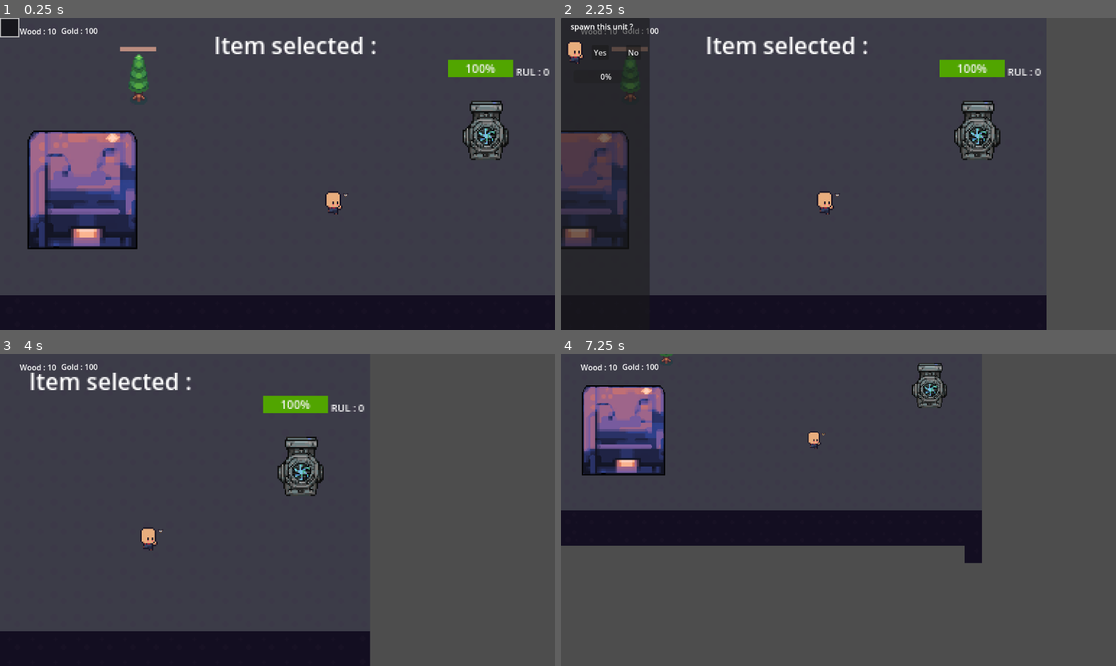
Above: before the commit, frames 1-4 (two rows, left to right).
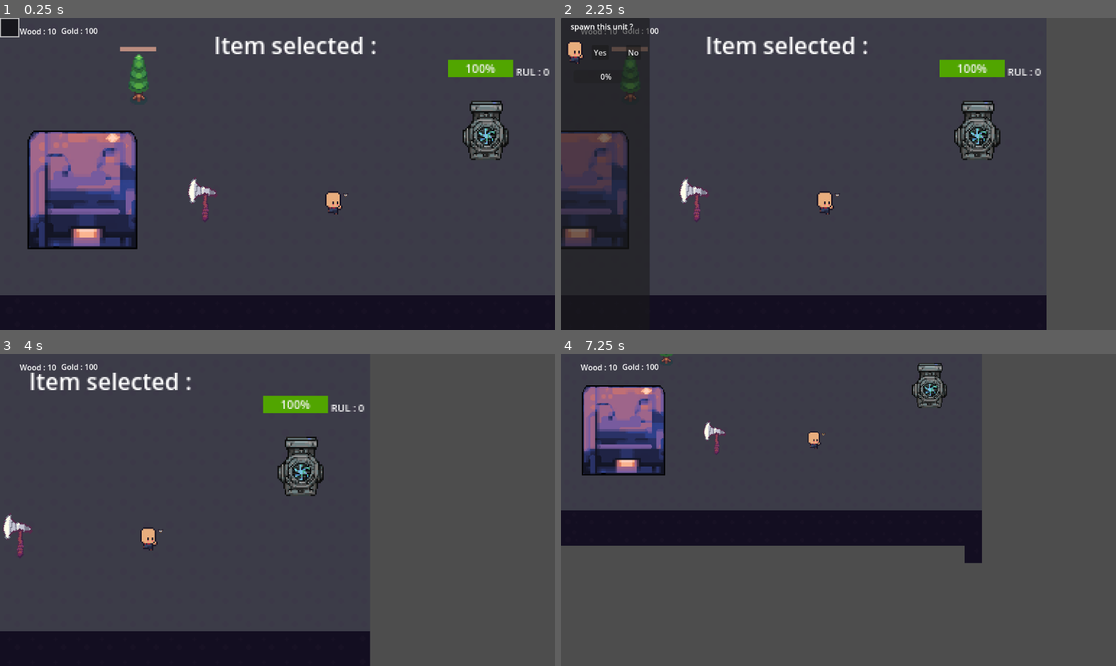
Above: after the commit, the same moments.

Repository: hsn-baqshi/maintenance_game
Game: Godot game, scene res://scenes/world.tscn
Two runs of this game, one before a commit and one after it. Both use one fixed random seed, a clock stepped at 60 frames per second and the inputs below. The project has no main scene, so this scene is started directly. The engine's default icon, where the game draws it, is replaced by a stand-in: a white triangle on a blue panel in a dark square.
Inputs (mouse positions are in pixels of both pictures, inside the frame that each line leads up to):
- Up to frame 1 (0.25 s): no input
- Up to frame 2 (2.25 s): tap Enter at 0.5 s; drag from (644, 189) to (699, 99) at 0.52 s; drag from (605, 174) to (699, 99) at 1.27 s; move the mouse to (1043, 133) at 2.02 s; hold Right (ui_right) from 2.03 s (still down); hold Right mouse button (RightClick) from 2.03 s (still down)
- Up to frame 3 (4 s): click (482, 469) at 2.3 s; release Right (ui_right) at 2.75 s; release Right mouse button (RightClick) at 2.75 s; drag from (249, 572) to (111, 463) at 2.77 s; move the mouse to (444, 556) at 3.52 s; press the mouse at (444, 556) at 3.53 s; hold Left (ui_left) from 3.53 s (still down); tap Mouse wheel up (WheelUp) at 3.6 s
- Up to frame 4 (7.25 s): release Left (ui_left) at 4.25 s; release the mouse at (1005, 556) at 4.25 s; drag from (894, 544) to (1049, 469) at 4.27 s; move the mouse to (866, 510) at 5.02 s; press the mouse at (866, 510) at 5.03 s; hold Down (ui_down) 5.03-5.75 s; release the mouse at (866, 510) at 5.75 s; tap Space at 5.75 s; drag from (755, 432) to (727, 525) at 5.77 s; move the mouse to (960, 494) at 6.52 s; press the mouse at (960, 494) at 6.53 s; hold Up (ui_up) from 6.53 s (still down); tap Mouse wheel down (WheelDown) at 6.6 s

The runs differ from the first frame. In frame 1, 0.3% of the frame differs, in the area x 22-40%, y 39-66%; in frame 2, 0.3%; in frame 3, 0.3%; in frame 4, 0.2%.

Commit message:
partial pick up mechanism, updated some assets, added spare shaft

Diff:
--- a/Scripts/technician.gd
+++ b/Scripts/technician.gd
@@ -12,6 +12,9 @@
 var follow_cursor = false
 var speed = 50
 var is_carrying : bool = false
+@export var slow_speed : int = 20
+var picked_up_object
+@export var drop_button : Button
 func _ready():
 	initial_rank = rank_sprite.size.y
 	set_selected(selected)
@@ -24,18 +27,22 @@
 func set_carry(val: bool = true):
 	is_carrying = val
 
+func return_carrying():
+	return is_carrying
+
 func add_rank(val):
 	rank += val
 	rank_sprite.size.y += val*initial_rank
 
+
 func _on_input_event(viewport: Node, event: InputEvent, shape_idx: int) -> void:
-	pass # Replace with function body.
+	pass
 
 func _input(event):
 	if event.is_action_pressed("LeftClick"):
+		picked_up_object = null
 		if mouseEntered:
 			set_selected(true)
-
 		else:
 			set_selected(false)
 	if selected :
@@ -44,9 +51,8 @@
 		if  event.is_action_released("RightClick"):
 			follow_cursor = false
 
-
 func _physics_process(delta):
-	rank
+	#rank
 	if follow_cursor:
 		if selected:
 			target = get_global_mouse_position()
@@ -57,15 +63,16 @@
 	else:
 		anim.stop()
 
-
-
-
-
-
-
-
-
 func _process(delta):
+	drop_button.visible = is_carrying
+	if picked_up_object:
+		picked_up_object.position = position
+	if picked_up_object == null:
+		is_carrying=false
+	if is_carrying:
+		speed = slow_speed
+	elif !is_carrying:
+		speed = 50
 	if selected:
 		Game.building_cursor("technician")
 	elif !selected:
@@ -83,7 +90,26 @@
 	mouseEntered = true
 	print("I am hovering over the guy")
 
-
 func _on_mouse_exited() -> void:
 	mouseEntered = false
 	print("I am NOT hovering over the guy")
+
+
+func _on_area_2d_body_entered(body: Node2D) -> void:
+	if body.is_in_group("spare"):
+		print("I found a spare")
+		picked_up_object = body
+		is_carrying = true
+
+
+func _on_area_2d_body_exited(body: Node2D) -> void:
+	if body.is_in_group("spare"):
+		pass
+		#picked_up_object = null
+
+
+func _on_drop_item_button_down() -> void:
+	set_selected(true)
+	picked_up_object = null
+	is_carrying=false
+	print(is_carrying)
--- a/project.godot
+++ b/project.godot
@@ -21,6 +21,7 @@
 [global_group]
 
 units=""
+spare=""
 
 [input]
 
--- /dev/null
+++ b/scenes/shaft.tscn
@@ -0,0 +1,27 @@
+[gd_scene load_steps=4 format=3 uid="uid://dghqjpjofrkg1"]
+
+[ext_resource type="Texture2D" uid="uid://bedoaj63md0sa" path="res://assets/axe.png" id="1_o1m1n"]
+
+[sub_resource type="RectangleShape2D" id="RectangleShape2D_t6paw"]
+size = Vector2(6, 26)
+
+[sub_resource type="RectangleShape2D" id="RectangleShape2D_bfiro"]
+size = Vector2(11, 19)
+
+[node name="RigidBody2D" type="RigidBody2D" groups=["spare"]]
+collision_mask = 2
+input_pickable = true
+mass = 0.001
+gravity_scale = 0.0
+
+[node name="CollisionShape2D" type="CollisionShape2D" parent="."]
+position = Vector2(1, 4)
+shape = SubResource("RectangleShape2D_t6paw")
+
+[node name="Sprite2D" type="Sprite2D" parent="."]
+rotation = 0.785398
+texture = ExtResource("1_o1m1n")
+
+[node name="CollisionShape2D2" type="CollisionShape2D" parent="."]
+position = Vector2(-7, -4.5)
+shape = SubResource("RectangleShape2D_bfiro")
--- a/scenes/technician.tscn
+++ b/scenes/technician.tscn
@@ -1,8 +1,9 @@
-[gd_scene load_steps=11 format=3 uid="uid://c418k6jh0lbut"]
+[gd_scene load_steps=13 format=3 uid="uid://c418k6jh0lbut"]
 
 [ext_resource type="Script" path="res://Scripts/technician.gd" id="1_c7asy"]
 [ext_resource type="Texture2D" uid="uid://b3ir1fwa0lp8y" path="res://assets/base_run_strip8.png" id="1_h1dk7"]
 [ext_resource type="Texture2D" uid="uid://guwvao47lvf" path="res://assets/rank.png" id="3_3w80t"]
+[ext_resource type="Texture2D" uid="uid://bedoaj63md0sa" path="res://assets/axe.png" id="4_qf2im"]
 
 [sub_resource type="RectangleShape2D" id="RectangleShape2D_ru6ot"]
 size = Vector2(9, 7)
@@ -77,7 +78,10 @@
 "idle": SubResource("Animation_nc0dw")
 }
 
-[node name="technician" type="CharacterBody2D" node_paths=PackedStringArray("rank_sprite", "box", "anim", "spritee")]
+[sub_resource type="RectangleShape2D" id="RectangleShape2D_r4s52"]
+size = Vector2(18, 22)
+
+[node name="technician" type="CharacterBody2D" node_paths=PackedStringArray("rank_sprite", "box", "anim", "spritee", "drop_button")]
 y_sort_enabled = true
 input_pickable = true
 script = ExtResource("1_c7asy")
@@ -85,6 +89,7 @@
 box = NodePath("Box")
 anim = NodePath("AnimationPlayer")
 spritee = NodePath("Sprite2D")
+drop_button = NodePath("drop_item")
 
 [node name="CollisionShape2D" type="CollisionShape2D" parent="."]
 position = Vector2(0.5, 2.5)
@@ -122,6 +127,23 @@
 texture = ExtResource("3_3w80t")
 stretch_mode = 1
 
+[node name="Area2D" type="Area2D" parent="."]
+
+[node name="CollisionShape2D" type="CollisionShape2D" parent="Area2D"]
+position = Vector2(1, -2)
+shape = SubResource("RectangleShape2D_r4s52")
+
+[node name="drop_item" type="Button" parent="."]
+offset_left = -21.0
+offset_top = -12.0
+offset_right = -9.0
+theme_override_font_sizes/font_size = 6
+icon = ExtResource("4_qf2im")
+expand_icon = true
+
 [connection signal="input_event" from="." to="." method="_on_input_event"]
 [connection signal="mouse_entered" from="." to="." method="_on_mouse_entered"]
 [connection signal="mouse_exited" from="." to="." method="_on_mouse_exited"]
+[connection signal="body_entered" from="Area2D" to="." method="_on_area_2d_body_entered"]
+[connection signal="body_exited" from="Area2D" to="." method="_on_area_2d_body_exited"]
+[connection signal="button_down" from="drop_item" to="." method="_on_drop_item_button_down"]
--- a/scenes/world.tscn
+++ b/scenes/world.tscn
@@ -6,6 +6,7 @@
 [ext_resource type="Texture2D" uid="uid://dyjnp3r8xdm8p" path="res://assets/spr_tileset_sunnysideworld_16px.png" id="4_2e71a"]
 [ext_resource type="PackedScene" uid="uid://dgqi62g1hqhvc" path="res://scenes/tree.tscn" id="5_2v1of"]
 [ext_resource type="PackedScene" uid="uid://2gbsojdefxp3" path="res://scenes/coinHouse.tscn" id="7_0dxna"]
+[ext_resource type="PackedScene" uid="uid://dghqjpjofrkg1" path="res://scenes/shaft.tscn" id="7_0rvy6"]
 [ext_resource type="PackedScene" uid="uid://bxyx85h5m304r" path="res://scenes/barracks.tscn" id="7_fdtyo"]
 [ext_resource type="PackedScene" uid="uid://bas75hbmg3l78" path="res://scenes/pump.tscn" id="8_3tcgp"]
 [ext_resource type="PackedScene" uid="uid://c418k6jh0lbut" path="res://scenes/technician.tscn" id="9_q4psk"]
@@ -1816,3 +1817,6 @@
 offset_top = 7.0
 offset_right = 188.0
 offset_bottom = 30.0
+
+[node name="RigidBody2D" parent="." instance=ExtResource("7_0rvy6")]
+position = Vector2(141, 124)
Binary file added: assets/axe.png
Not shown, added: assets/axe.png.import
Binary file changed: assets/barracks.png
Not shown: 1 places in scenes/world.tscn that only renumber resources
